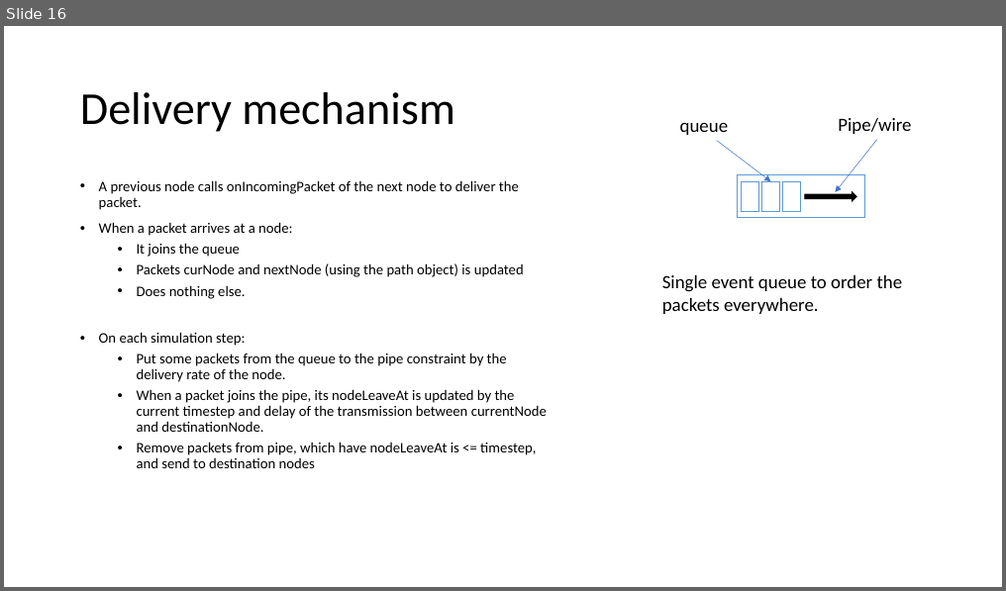
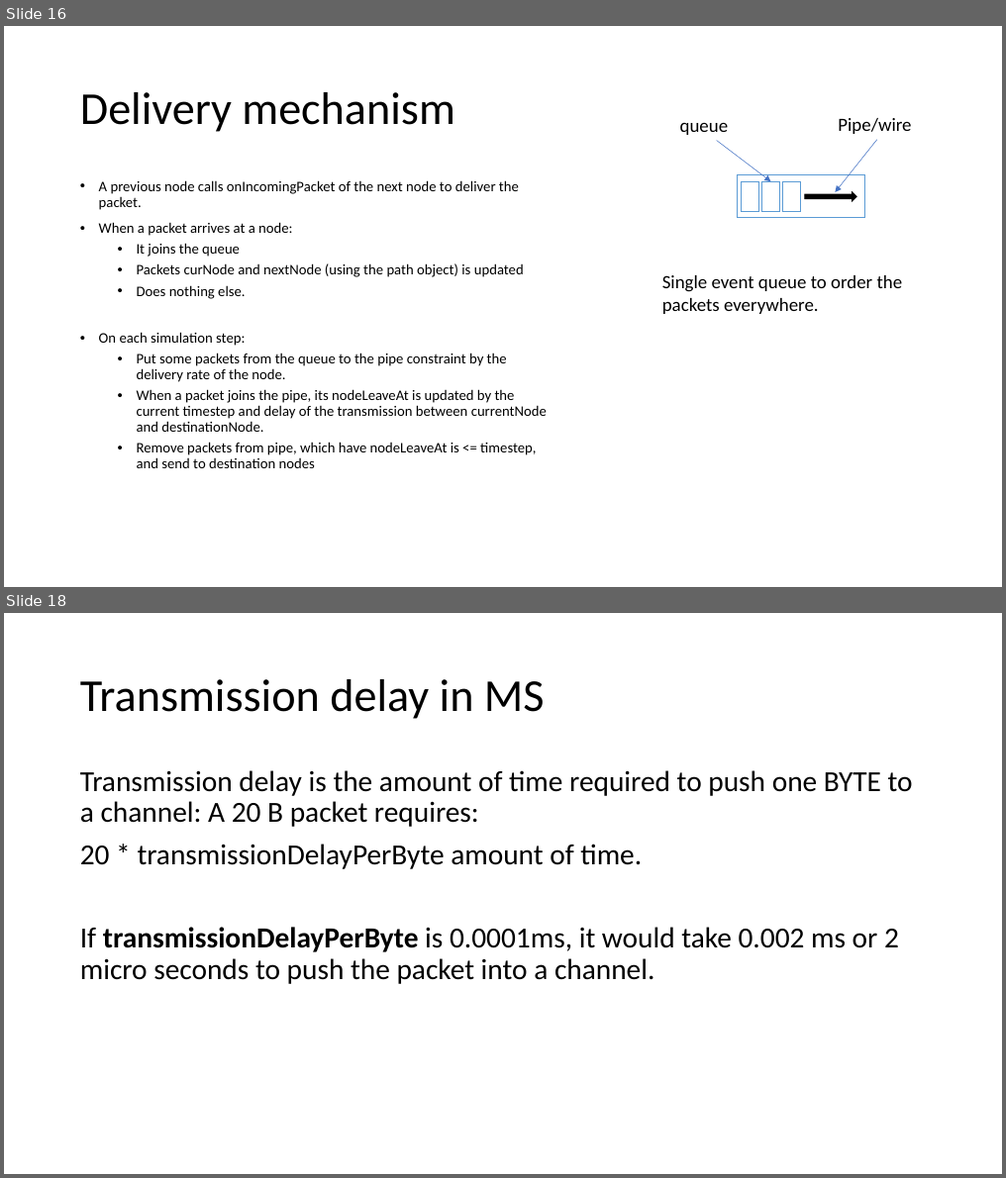
Before and after one commit to adhocmaster/pyns, a slide deck: doc/plan.pptx. Shown one above the other, each under a label of ours: slide 16 before the commit, slides 16 and 18 after it; the slides between them are not shown. The pictures are 1006x591 and 1006x1178 pixels, drawn with LibreOffice and Linux fonts; fonts in the diff are those of the drawing. Boxes give left, top, right and bottom in pixels: in the first picture for what was removed or moved away, otherwise in the second. Text is boxed around its words. In the diff, an @@ line names an element or a change of style, - is before the commit and + after.

Commit message:
lots of rework. maxDeliveryRate in Node defines transmission delay

```diff
--- a/doc/plan.pptx
+++ b/doc/plan.pptx
@@ slide 18 added at (4, 613, 1002, 1174), background #FFFFFF @@
@@ title added at (80, 679, 545, 719), 44 pt, text #000000 @@
+Transmission delay in MS
@@ text added at (80, 770, 913, 984), 28 pt, text #000000 @@
+Transmission delay is the amount of time required to push one BYTE to a channel: A 20 B packet requires:
+20 * transmissionDelayPerByte amount of time.
+If transmissionDelayPerByte is 0.0001ms, it would take 0.002 ms or 2 micro seconds to push the packet into a channel.
```
Also in this commit, not shown: 1 slide changed, 1 other slide added, 18 other files.
